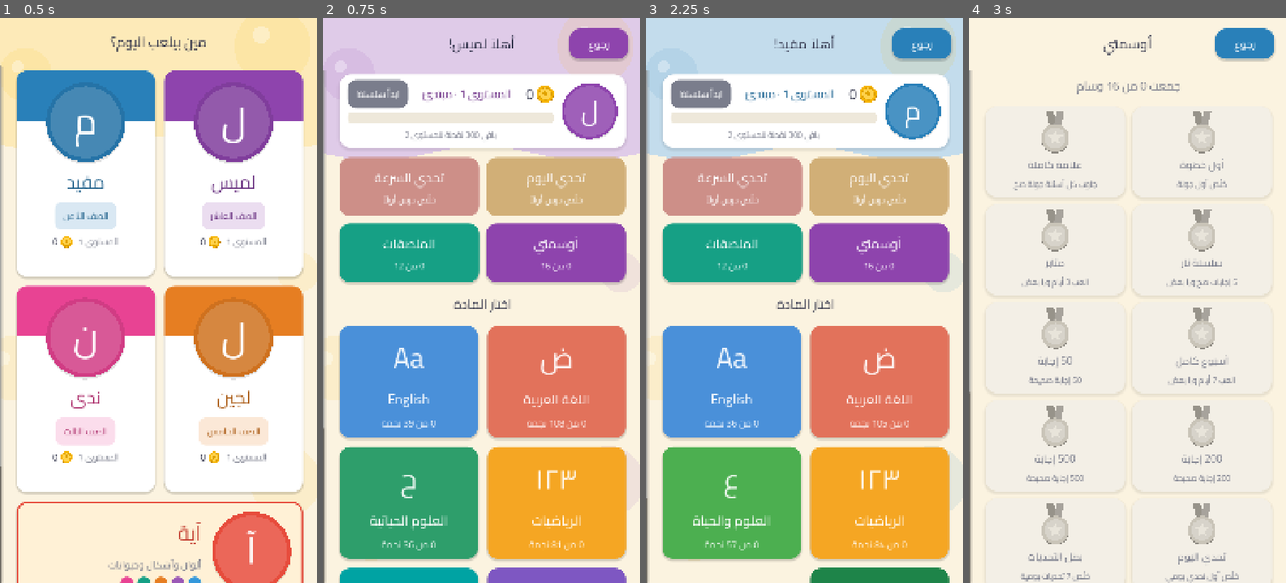
Above: before the commit, frames 1-4 (left to right).
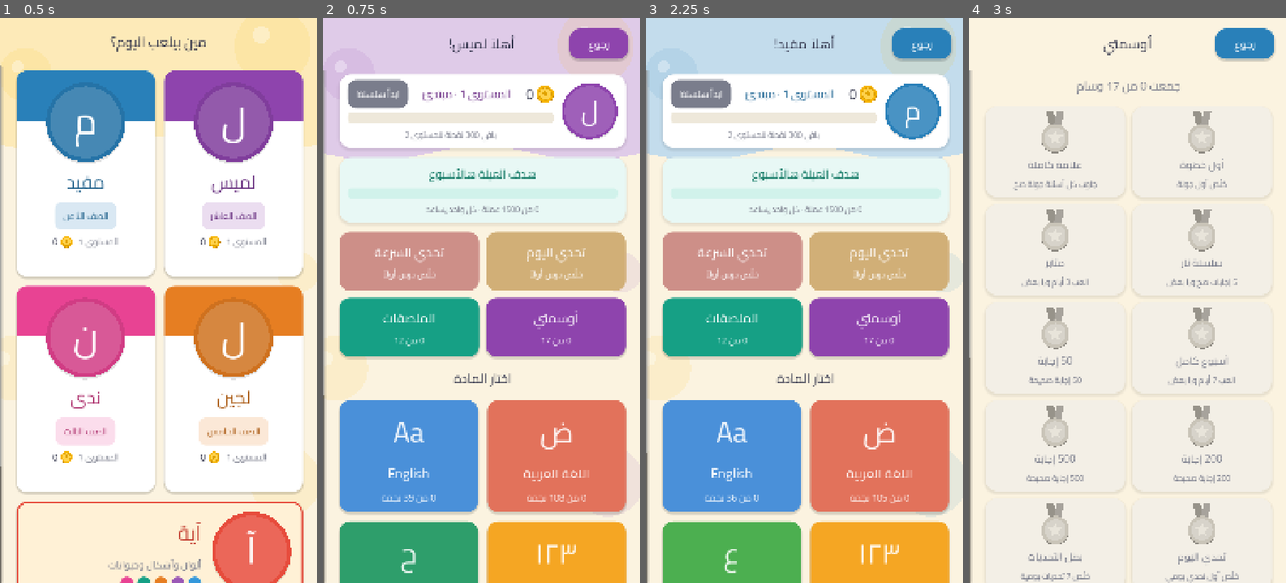
Above: after the commit, the same moments.

Repository: karmontal/StudyGame
Game: Godot game, scene res://scenes/main.tscn
Two runs of this game, one before a commit and one after it. Both use one fixed random seed, a clock stepped at 60 frames per second and the inputs below.
Inputs (mouse positions are in pixels of both pictures, inside the frame that each line leads up to; where the layout moved, square brackets give the same spot in the first picture):
- Up to frame 1 (0.5 s): no input
- Up to frame 2 (0.75 s): click (557, 176) at 0.5 s
- Up to frame 3 (2.25 s): click "رجوع" at 1.25 s; click (731, 176) at 2 s
- Up to frame 4 (3 s): click (1203, 328) [1203, 255] at 2.75 s

Frame 1 is identical in both runs. In frame 2, 54% of the frame differs, in the area x 0-96%, y 24-100%; in frame 3, 54%; in frame 4, less than 0.1%.

Commit message:
Parent adjustments sync back to the phone; harder top levels; family weekly goal
Before: the dashboard only received progress; parents could not take coins or cancel anything.
After: on the kid's page the parent can take away coins (and the same xp, never below 0), cancel a lesson's stars, or take away a badge or sticker. The phone applies each change once on its next sync and tells the server. Levels 10 and up cost more xp each, and the whole family has a weekly coin goal that gives a badge.

How: server table `adjustments` + `adjustment_acks`; /api/sync takes `applied` and returns `adjustments`. Coin deductions go to the first phone that has the kid; other kinds go to every phone with the kid. Profiles.apply_adjustment() is the only place the phone changes progress for them. docs/sync_api.md updated.

Co-Authored-By: Claude <noreply@anthropic.com>
Claude-Session: https://claude.ai/code/session_012m7x1wVWh8Q9zH1kKynC14

Diff:
--- a/scripts/autoload/profiles.gd
+++ b/scripts/autoload/profiles.gd
@@ -139,7 +139,8 @@
 		pay.lines.append(["أوسمة جديدة × %d" % new_badges.size(), new_badges.size() * BADGE_COINS])
 		pay.total += new_badges.size() * BADGE_COINS
 	_add_coins(p, int(pay.total))
-	# A level-5 badge can only be checked after the coins land.
+	# Level and family badges can only be checked after the coins land.
+	extra["family_goal"] = family_week_coins() >= Rewards.FAMILY_WEEK_GOAL
 	for id in Rewards.earned_badges(p, extra):
 		if not p.badges.has(id):
 			p.badges[id] = true
@@ -195,6 +196,40 @@
 func week_coins(id: String) -> int:
 	var w: Dictionary = info(id).week
 	return int(w.coins) if int(w.id) == week_number(today()) else 0
+
+
+## Coins all the kids earned together this week (the family goal).
+func family_week_coins() -> int:
+	var total := 0
+	for p in profiles:
+		total += week_coins(p.id)
+	return total
+
+
+## A parent's decision from the dashboard, applied once by the phone (see Sync.apply_response).
+## kind: "coins" (take away coins and xp, never below 0), "lesson" (remove the stars of a lesson),
+## "badge" (take a badge away for good), "sticker" (take a sticker away).
+func apply_adjustment(a: Dictionary) -> void:
+	var id := str(a.get("profile", ""))
+	if get_profile(id).is_empty():
+		return
+	var p := info(id)
+	var target := str(a.get("target", ""))
+	match str(a.get("kind", "")):
+		"coins":
+			var amount := int(a.get("amount", 0))
+			p.coins = maxi(0, int(p.coins) - amount)
+			p.xp = maxi(0, int(p.xp) - amount)
+		"lesson":
+			p.stars.erase(target)
+		"badge":
+			p.badges.erase(target)
+			p.badges_revoked[target] = true
+		"sticker":
+			p.stickers.erase(target)
+		_:
+			return
+	save()
 
 
 ## Streak days, or 0 when the kid missed a day (the streak is broken until they play again).
@@ -252,7 +287,7 @@
 
 ## Older saves miss the newer fields; JSON also turns ints into floats.
 static func _fill_defaults(p: Dictionary) -> void:
-	for k in ["stars", "review", "badges", "stickers"]:
+	for k in ["stars", "review", "badges", "stickers", "badges_revoked"]:
 		if typeof(p.get(k)) != TYPE_DICTIONARY:
 			p[k] = {}
 	for k in ["answered", "correct", "rounds", "fixed", "coins", "xp", "speed_best"]:
--- a/scripts/autoload/sync.gd
+++ b/scripts/autoload/sync.gd
@@ -11,6 +11,9 @@
 var path := "user://sync.json"
 var events: Array = []
 var assignments: Array = []
+## Ids of parent adjustments this phone already applied; sent back as "applied" until the server stops
+## listing them (that means it has them).
+var adjust_done: Array = []
 var last_sync := ""
 var busy := false
 var _http: HTTPRequest
@@ -83,7 +86,8 @@
 			"badges": info.badges.keys(), "stickers": info.stickers.keys(), "stars": info.stars,
 			"answered": int(info.answered), "correct": int(info.correct)}
 	# The server takes at most MAX_EVENTS per request; the rest go on the next sync.
-	return {"device": Settings.device_id(), "profiles": kids, "events": events.slice(0, MAX_EVENTS), "summary": summary}
+	return {"device": Settings.device_id(), "profiles": kids, "events": events.slice(0, MAX_EVENTS), "summary": summary,
+		"applied": adjust_done.duplicate()}
 
 
 func sync_now() -> void:
@@ -113,12 +117,25 @@
 		sync_now.call_deferred()
 
 
-## Drops the rounds the server now has and keeps its list of assignments.
+## Drops the rounds the server now has, keeps its list of assignments and applies the parent's adjustments.
 func apply_response(data: Dictionary, sent_ids: Array) -> void:
 	events = events.filter(func(e): return not sent_ids.has(e.id))
 	assignments = data.get("assignments", [])
 	last_sync = Time.get_datetime_string_from_system()
+	var new_adjustments := false
+	if data.has("adjustments"):
+		var listed: Array = []
+		for a in data.adjustments:
+			listed.append(str(a.id))
+			if not adjust_done.has(str(a.id)):
+				Profiles.apply_adjustment(a)
+				adjust_done.append(str(a.id))
+				new_adjustments = true
+		# Ids the server no longer lists were applied and acknowledged by it.
+		adjust_done = adjust_done.filter(func(id): return listed.has(id))
 	save_state()
+	if new_adjustments:
+		sync_now.call_deferred()  # tells the server right away
 
 
 ## Calls back with (ok, message): checks the address and key without sending anything.
@@ -184,12 +201,14 @@
 func save_state() -> void:
 	var f := FileAccess.open(path, FileAccess.WRITE)
 	if f:
-		f.store_string(JSON.stringify({"events": events, "assignments": assignments, "last_sync": last_sync}))
+		f.store_string(JSON.stringify({"events": events, "assignments": assignments, "adjust_done": adjust_done,
+			"last_sync": last_sync}))
 
 
 func load_state() -> void:
 	events = []
 	assignments = []
+	adjust_done = []
 	last_sync = ""
 	if not FileAccess.file_exists(path):
 		return
@@ -197,6 +216,7 @@
 	if typeof(data) == TYPE_DICTIONARY:
 		events = data.get("events", [])
 		assignments = data.get("assignments", [])
+		adjust_done = data.get("adjust_done", [])
 		last_sync = str(data.get("last_sync", ""))
 
 
--- a/scripts/game/rewards.gd
+++ b/scripts/game/rewards.gd
@@ -10,9 +10,13 @@
 const DAILY_BONUS := 50         # finishing the daily challenge
 const STREAK_BONUS_PER_DAY := 10  # first round of the day: 10 coins per streak day, up to 70
 const STREAK_BONUS_MAX := 70
-const XP_PER_LEVEL := 300
+const XP_PER_LEVEL := 300       # levels 1 to 9 cost this much each (level 10 is reached at 2700 xp)
+const STEEP_FROM_LEVEL := 10    # from here each level costs more than the one before
+const STEEP_STEP := 150         # extra xp per level from STEEP_FROM_LEVEL on
+const FAMILY_WEEK_GOAL := 1500  # coins the whole family earns together in one week
 
-const LEVEL_TITLES := ["مبتدئ", "مستكشف", "شاطر", "نبيه", "متفوق", "عبقري", "بطل", "أسطورة"]
+const LEVEL_TITLES := ["مبتدئ", "مستكشف", "شاطر", "نبيه", "متفوق", "عبقري", "بطل", "أسطورة",
+	"خبير", "نجم", "حكيم", "ملك العلم"]
 
 ## id, name, how to earn it, color. Checked after every round by earned_badges().
 const BADGES := [
@@ -32,6 +36,7 @@
 	{"id": "unit_master", "name": "نجم الوحدة", "desc": "3 نجوم في كل دروس وحدة", "color": "#F7B500"},
 	{"id": "level5", "name": "متفوق", "desc": "وصّل المستوى 5", "color": "#8E44AD"},
 	{"id": "stickers5", "name": "صاحب الألبوم", "desc": "اجمع 5 ملصقات", "color": "#E74C3C"},
+	{"id": "family_goal", "name": "هدف العيلة", "desc": "العيلة كلها وصلت هدف الأسبوع", "color": "#16A085"},
 ]
 
 
@@ -80,13 +85,37 @@
 	return mini(days * STREAK_BONUS_PER_DAY, STREAK_BONUS_MAX)
 
 
+## Xp a level costs to reach the next one.
+static func level_cost(level: int) -> int:
+	if level < STEEP_FROM_LEVEL:
+		return XP_PER_LEVEL
+	return XP_PER_LEVEL + STEEP_STEP * (level - STEEP_FROM_LEVEL + 1)
+
+
+## Total xp needed to reach a level (level 1 starts at 0).
+static func level_start(level: int) -> int:
+	var total := 0
+	for l in range(1, level):
+		total += level_cost(l)
+	return total
+
+
 static func level_for(xp: int) -> int:
-	return xp / XP_PER_LEVEL + 1
+	var level := 1
+	while xp >= level_start(level + 1):
+		level += 1
+	return level
 
 
 ## 0..1 progress inside the current level.
 static func level_progress(xp: int) -> float:
-	return float(xp % XP_PER_LEVEL) / XP_PER_LEVEL
+	var level := level_for(xp)
+	return float(xp - level_start(level)) / level_cost(level)
+
+
+## Xp still missing for the next level.
+static func xp_to_next(xp: int) -> int:
+	return level_start(level_for(xp) + 1) - xp
 
 
 static func level_title(level: int) -> String:
@@ -101,9 +130,10 @@
 
 
 ## Badge ids a kid's progress qualifies for. `extra` carries facts about the round just played:
-## perfect (bool), combo (int), unit_master (bool).
+## perfect (bool), combo (int), unit_master (bool), family_goal (bool).
 static func earned_badges(p: Dictionary, extra: Dictionary = {}) -> Array[String]:
 	var owned: Dictionary = p.get("badges", {})
+	var revoked: Dictionary = p.get("badges_revoked", {})
 	var best_streak := int(p.get("streak", {}).get("best", 0))
 	var correct := int(p.get("correct", 0))
 	var daily := int(p.get("daily", {}).get("count", 0))
@@ -125,9 +155,11 @@
 		"unit_master": extra.get("unit_master", false),
 		"level5": level_for(int(p.get("xp", 0))) >= 5,
 		"stickers5": p.get("stickers", {}).size() >= 5,
+		"family_goal": extra.get("family_goal", false),
 	}
 	var out: Array[String] = []
 	for b in BADGES:
-		if checks.get(b.id, false) or owned.has(b.id):
+		# A badge the parent took away is not earned again.
+		if (checks.get(b.id, false) or owned.has(b.id)) and not revoked.has(b.id):
 			out.append(b.id)
 	return out
--- a/scripts/ui/books_screen.gd
+++ b/scripts/ui/books_screen.gd
@@ -7,6 +7,7 @@
 	add_child(Backdrop.make(Color(p.color), 460))
 	var content := page("أهلاً %s!" % p.name, Color(p.color))
 	content.add_child(_status_card(p))
+	content.add_child(_family_goal())
 	var tasks := Sync.assignments_for(p.id)
 	if not tasks.is_empty():
 		content.add_child(_tasks(tasks, Color(p.color)))
@@ -113,7 +114,29 @@
 	bar.add_theme_stylebox_override("background", UI.box(Color("#EEE8DA"), 13))
 	bar.add_theme_stylebox_override("fill", UI.box(Color(p.color), 13))
 	side.add_child(bar)
-	side.add_child(UI.label("باقي %d نقطة للمستوى %d" % [Rewards.XP_PER_LEVEL - xp % Rewards.XP_PER_LEVEL, level + 1], 28, UI.MUTED))
+	side.add_child(UI.label("باقي %d نقطة للمستوى %d" % [Rewards.xp_to_next(xp), level + 1], 28, UI.MUTED))
+	return card
+
+
+## What the whole family earned together this week: everyone plays for the same goal.
+func _family_goal() -> PanelContainer:
+	var total := Profiles.family_week_coins()
+	var goal := Rewards.FAMILY_WEEK_GOAL
+	var card := UI.card(Color("#E8F8F5"))
+	card.name = "FamilyGoal"
+	var v := UI.vbox(10)
+	card.add_child(v)
+	var reached := total >= goal
+	v.add_child(UI.label("وصلتو هدف العيلة!" if reached else "هدف العيلة هالأسبوع", 40, Color("#117864")))
+	var bar := ProgressBar.new()
+	bar.show_percentage = false
+	bar.custom_minimum_size.y = 26
+	bar.max_value = 1.0
+	bar.value = minf(1.0, float(total) / goal)
+	bar.add_theme_stylebox_override("background", UI.box(Color("#D1F2EB"), 13))
+	bar.add_theme_stylebox_override("fill", UI.box(Color("#16A085"), 13))
+	v.add_child(bar)
+	v.add_child(UI.label("%d من %d عملة · كل واحد يساعد" % [total, goal], 28, UI.MUTED))
 	return card
 
 
--- a/tests/test_runner.gd
+++ b/tests/test_runner.gd
@@ -29,6 +29,7 @@
 	await _test_challenges_ui()
 	await _test_sound()
 	await _test_sync_and_tasks()
+	_test_adjustments()
 	await _test_toddler()
 	await _test_family()
 	Profiles.delete_save()
@@ -261,10 +262,56 @@
 	eq(Rewards.level_for(0), 1, "level 1 at 0 xp")
 	eq(Rewards.level_for(Rewards.XP_PER_LEVEL - 1), 1, "still level 1 just below the threshold")
 	eq(Rewards.level_for(Rewards.XP_PER_LEVEL), 2, "level 2 at the threshold")
+	eq(Rewards.level_for(2699), 9, "level 9 just below 2700 xp")
+	eq(Rewards.level_for(2700), 10, "level 10 at 2700 xp (same as before)")
+	eq(Rewards.level_for(3149), 10, "level 10 still just below 3150")
+	eq(Rewards.level_for(3150), 11, "level 11 needs 450 xp more: the top levels get harder")
+	eq(Rewards.xp_to_next(0), 300, "first level needs 300 xp")
+	check(Rewards.level_progress(150) > 0.4 and Rewards.level_progress(150) < 0.6, "progress is half-way at 150 xp")
+	eq(Rewards.level_title(12), "ملك العلم", "the last title is the top one")
 	eq(Rewards.streak_bonus(2), 20, "streak bonus grows per day")
 	eq(Rewards.streak_bonus(30), Rewards.STREAK_BONUS_MAX, "streak bonus is capped")
 	for b in Rewards.BADGES:
 		check(Rewards.badge(b.id).name != "", "badge %s has a name" % b.id)
+
+
+## The parent's decisions: coins and xp taken away (never below 0), lessons, badges and stickers removed.
+func _test_adjustments() -> void:
+	Profiles.delete_save()
+	Sync.reset()
+	var p := Profiles.info("nada")
+	p.coins = 100
+	p.xp = 250
+	p.stars["g3_science/u1/l2"] = 3
+	p.badges["perfect"] = true
+	p.stickers["lion"] = true
+	Profiles.save()
+	var deduct := {"id": "j1", "profile": "nada", "kind": "coins", "amount": 30}
+	var cancel_lesson := {"id": "j2", "profile": "nada", "kind": "lesson", "target": "g3_science/u1/l2"}
+	var cancel_badge := {"id": "j3", "profile": "nada", "kind": "badge", "target": "perfect"}
+	var cancel_sticker := {"id": "j4", "profile": "nada", "kind": "sticker", "target": "lion"}
+	Sync.apply_response({"ok": true, "assignments": [], "adjustments": [deduct, cancel_lesson, cancel_badge, cancel_sticker]}, [])
+	p = Profiles.info("nada")
+	eq([p.coins, p.xp], [70, 220], "coins and xp go down by the amount")
+	check(not p.stars.has("g3_science/u1/l2"), "cancelled lesson loses its stars")
+	check(not p.badges.has("perfect") and p.badges_revoked.has("perfect"), "cancelled badge is gone for good")
+	check(not p.stickers.has("lion"), "cancelled sticker is gone")
+	eq(Sync.adjust_done, ["j1", "j2", "j3", "j4"], "applied ids are kept until the server acknowledges them")
+	# The server still lists them (ack not received yet): nothing is applied twice.
+	Sync.apply_response({"ok": true, "assignments": [], "adjustments": [deduct]}, [])
+	eq(Profiles.info("nada").coins, 70, "an adjustment is applied only once")
+	# The server no longer lists them: it has them, so the phone forgets them.
+	Sync.apply_response({"ok": true, "assignments": [], "adjustments": []}, [])
+	eq(Sync.adjust_done, [], "acknowledged adjustments are forgotten")
+	Sync.apply_response({"ok": true, "assignments": [], "adjustments": [{"id": "j9", "profile": "nada",
+		"kind": "coins", "amount": 9999}]}, [])
+	eq([Profiles.info("nada").coins, Profiles.info("nada").xp], [0, 0], "a deduction never goes below zero")
+	check(not Rewards.earned_badges({"badges": {}, "badges_revoked": {"perfect": true}, "rounds": 0},
+		{"perfect": true}).has("perfect"), "a cancelled badge is not earned again")
+	check(Rewards.earned_badges({"badges": {}, "rounds": 0}, {"family_goal": true}).has("family_goal"),
+		"family goal badge when the family reached the weekly goal")
+	Profiles.delete_save()
+	Sync.reset()
 
 
 func _test_finish_round() -> void:
Not shown, changed: CLAUDE.md
Not shown, changed: docs/sync_api.md
Not shown, changed: server/README.md
Not shown, changed: server/app/api.py
Not shown, changed: server/app/content.py
Not shown, changed: server/app/db.py
Not shown, changed: server/app/stats.py
Not shown, changed: server/app/templates/kid.html
Not shown, changed: server/app/web.py
Not shown, changed: server/tests/test_api.py
